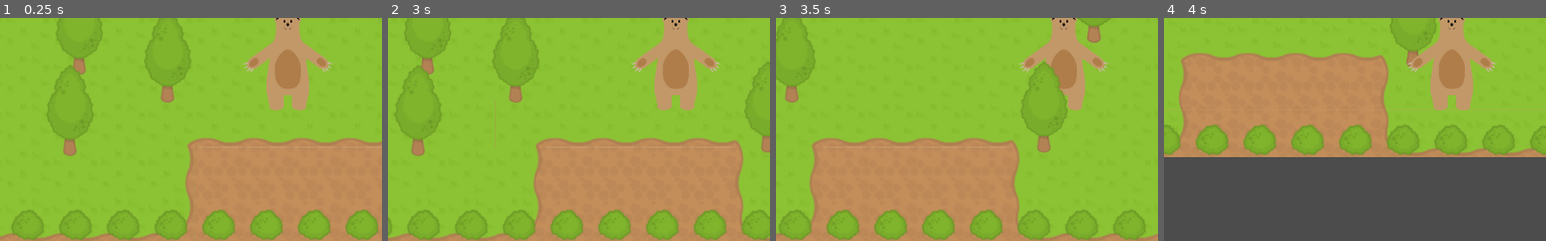
Above: before the commit, frames 1-4 (left to right).
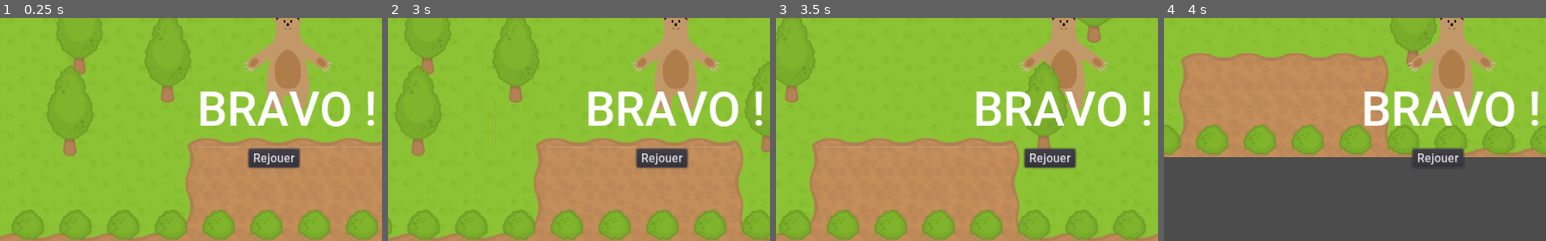
Above: after the commit, the same moments.

Repository: lendroit/welcome_thomas
Game: Godot game, scene res://World.tscn
Same seed, same stepped clock (60 frames per second), same inputs: the game is played once before the commit and once after it.
Inputs (mouse positions are % of the whole screen's width and height, from its top left):
- Up to frame 1 (0.25 s): no input
- Up to frame 2 (3 s): click (48, 61) at 0.5 s, where only the run after the commit has a clickable "Rejouer"; click (48, 61) at 1.25 s, where only the run after the commit has a clickable "Rejouer"; click (48, 61) at 2 s, where only the run after the commit has a clickable "Rejouer"; tap Enter (ui_accept) at 2.75 s; hold Right (ui_right) from 2.78 s (still down)
- Up to frame 3 (3.5 s): keep holding Right (ui_right); tap Enter (ui_accept) at 3.02 s
- Up to frame 4 (4 s): release Right (ui_right) at 3.53 s; hold Down (ui_down) from 3.53 s (still down); tap Enter (ui_accept) at 3.77 s
The pictures show only the part of the screen within x 12-62%, y 29-79%; the shares and areas given below are measured in that part.

The runs differ from the first frame. In frame 1, 4.6% of the frame differs, in the area x 52-98%, y 32-68%; in frame 2, 4.6%; in frame 3, 4.7%; in frame 4, 4.1%.

Commit message:
feature: Button has roboto font

Diff:
--- a/Gui/Gui.tscn
+++ b/Gui/Gui.tscn
@@ -6,10 +6,12 @@
 size = 64
 font_data = ExtResource( 1 )
 
+[sub_resource type="DynamicFont" id=2]
+font_data = ExtResource( 1 )
+
 [node name="Gui" type="CanvasLayer"]
 
 [node name="PlayerWonLabel" type="Label" parent="."]
-visible = false
 anchor_right = 1.0
 anchor_bottom = 1.0
 custom_fonts/font = SubResource( 1 )
@@ -26,6 +28,7 @@
 margin_top = 353.396
 margin_right = 521.236
 margin_bottom = 373.396
+custom_fonts/font = SubResource( 2 )
 text = "Rejouer"
 __meta__ = {
 "_edit_use_anchors_": false
Not shown: 1 places in Gui/Gui.tscn that only renumber resources
